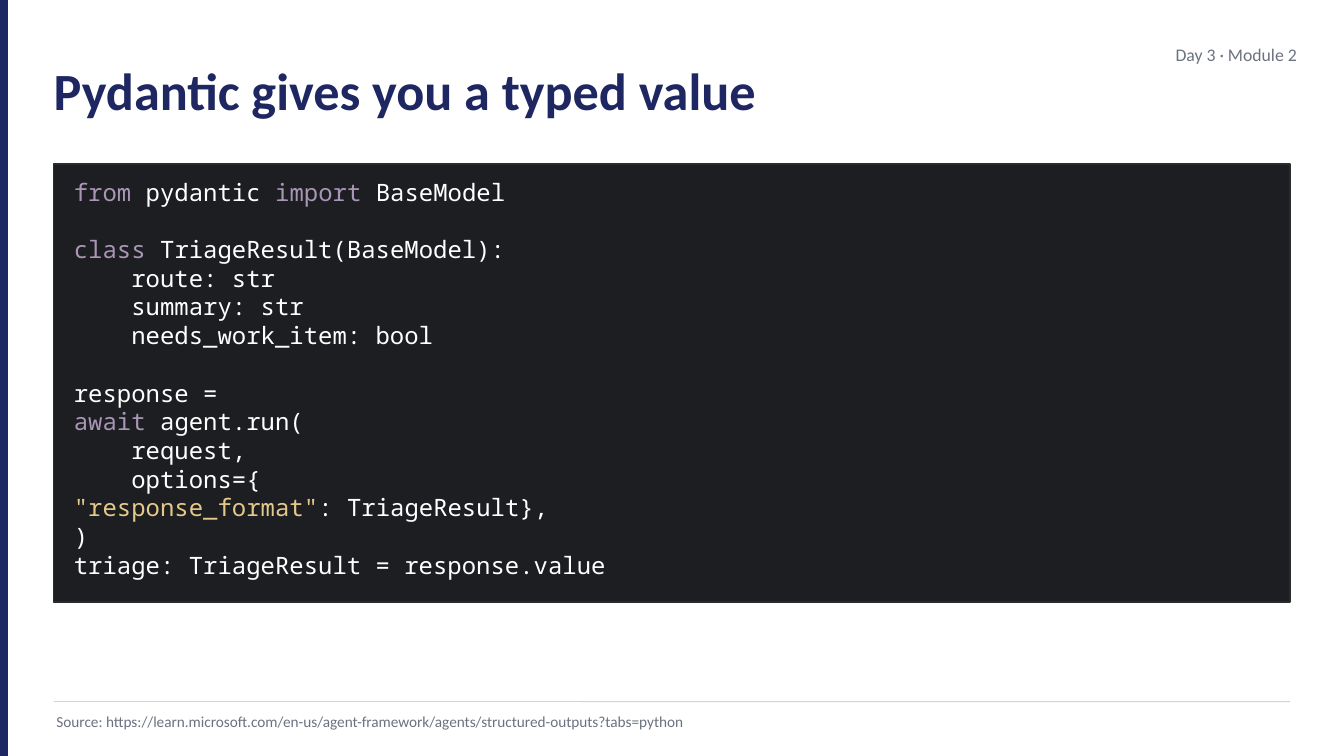
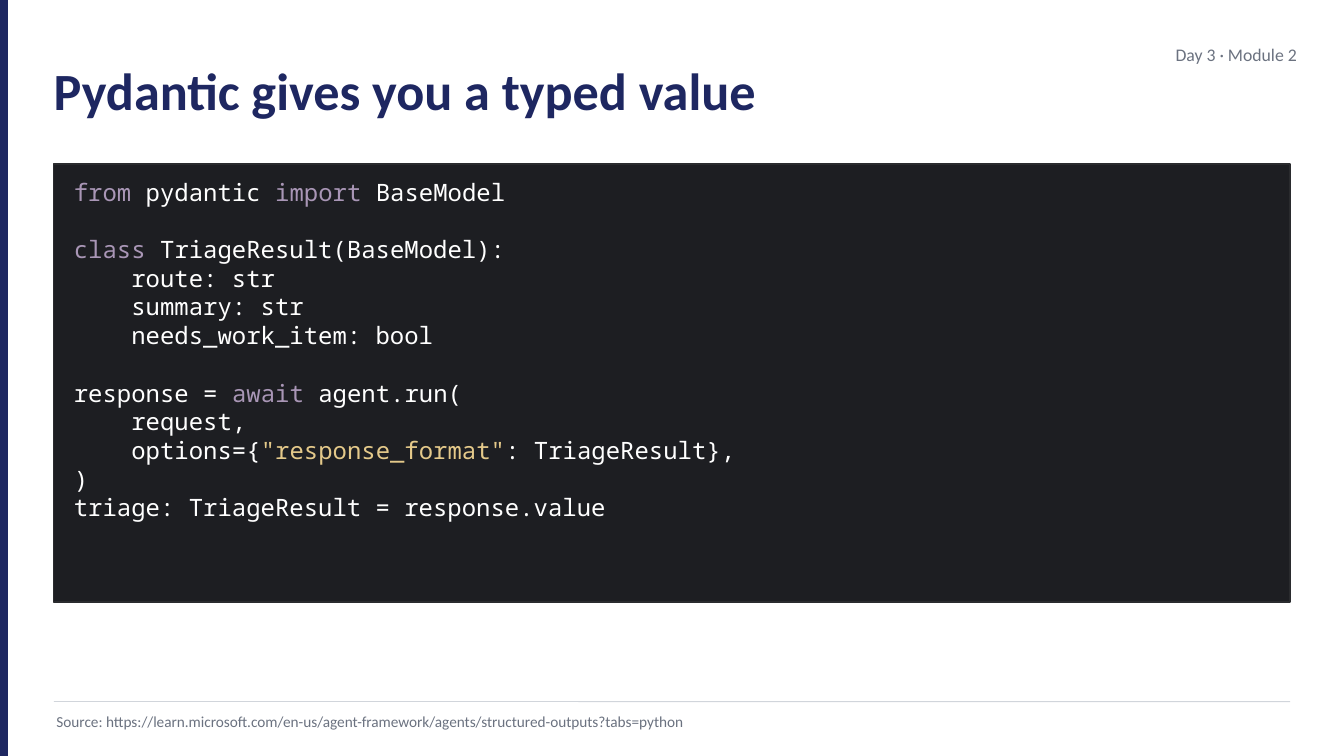
Before and after one commit to JimPiquant/Building-AI-Apps-and-Agents, a slide deck: slide 5 of decks/day3/module-2-streaming-structured.pptx (slide 6 before the commit). Drawn at 1344x756 pixels with LibreOffice and Linux fonts; fonts in the diff are those of the drawing. Boxes give left, top, right and bottom in pixels: in the first picture for what was removed or moved away, otherwise in the second. Text is boxed around its words. In the diff, an @@ line names an element or a change of style, - is before the commit and + after.

```diff
--- a/decks/day3/module-2-streaming-structured.pptx
+++ b/decks/day3/module-2-streaming-structured.pptx
@@ text at box(74, 384, 462, 408): text changed @@
-response =
-await agent.run(
+response = await agent.run(
@@ text at box(131, 440, 735, 465): text changed @@
-options={
-"response_format": TriageResult},
+options={"response_format": TriageResult},
```
Also in this commit, not shown: 8 other slides changed, 2 slides removed, 28 other files.
